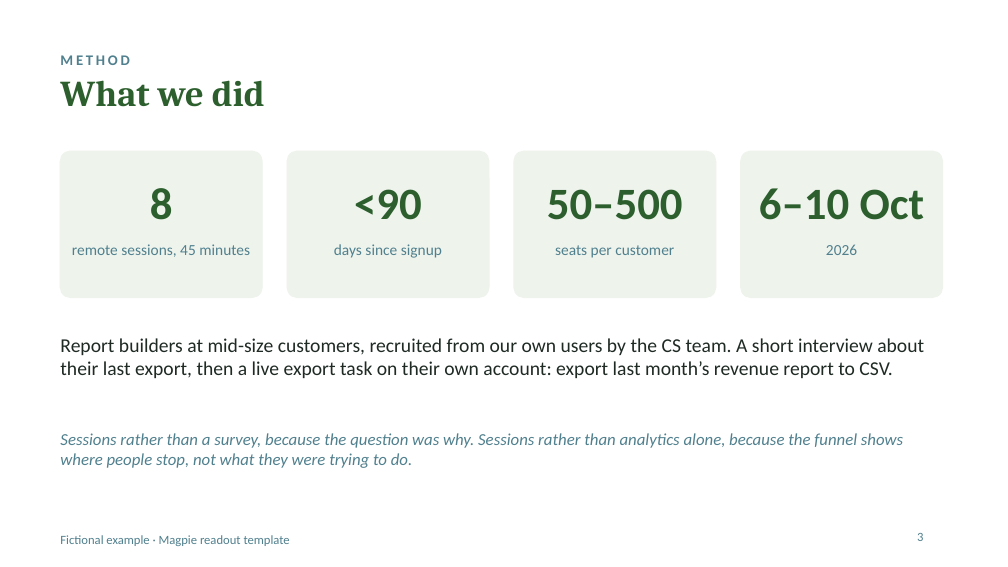
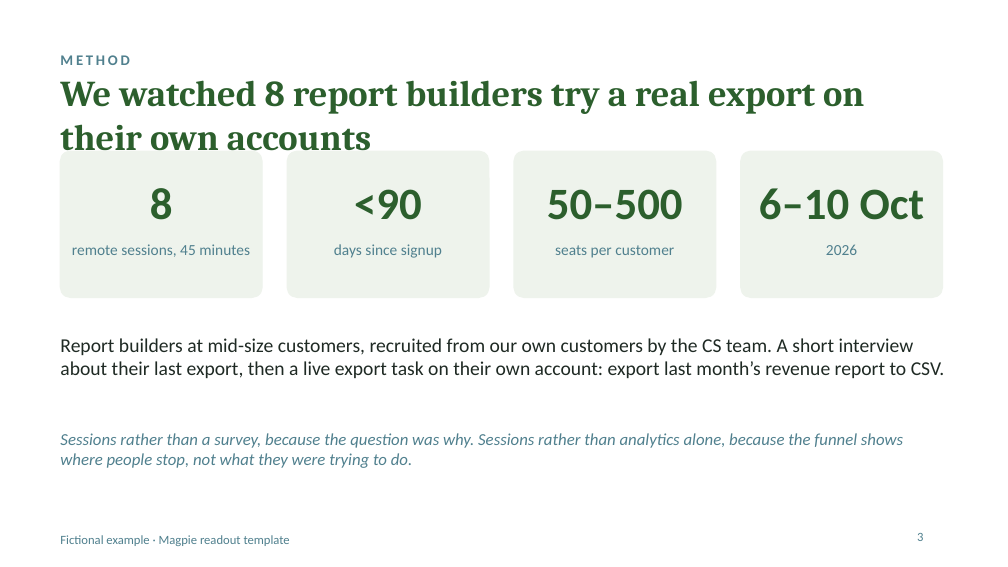
Before and after one commit to kirstenhosic/user-research-assistant, a slide deck: slide 3 of docs/examples/example-readout.pptx. Drawn at 1008x567 pixels with LibreOffice and Linux fonts; fonts in the diff are those of the drawing. Boxes give left, top, right and bottom in pixels: in the first picture for what was removed or moved away, otherwise in the second. Text is boxed around its words. In the diff, an @@ line names an element or a change of style, - is before the commit and + after.

```diff
--- a/docs/examples/example-readout.pptx
+++ b/docs/examples/example-readout.pptx
@@ title at bbox=[60, 80, 864, 151]: text changed @@
-What we did
+We watched 8 report builders try a real export on their own accounts
@@ text at bbox=[60, 338, 944, 378]: text changed @@
-Report builders at mid-size customers, recruited from our own users by the CS team. A short interview about their last export, then a live export task on their own account: export last month’s revenue report to CSV.
+Report builders at mid-size customers, recruited from our own customers by the CS team. A short interview about their last export, then a live export task on their own account: export last month’s revenue report to CSV.
```
Also in this commit, not shown: 13 other slides changed, 1 slide added, 7 other files.
